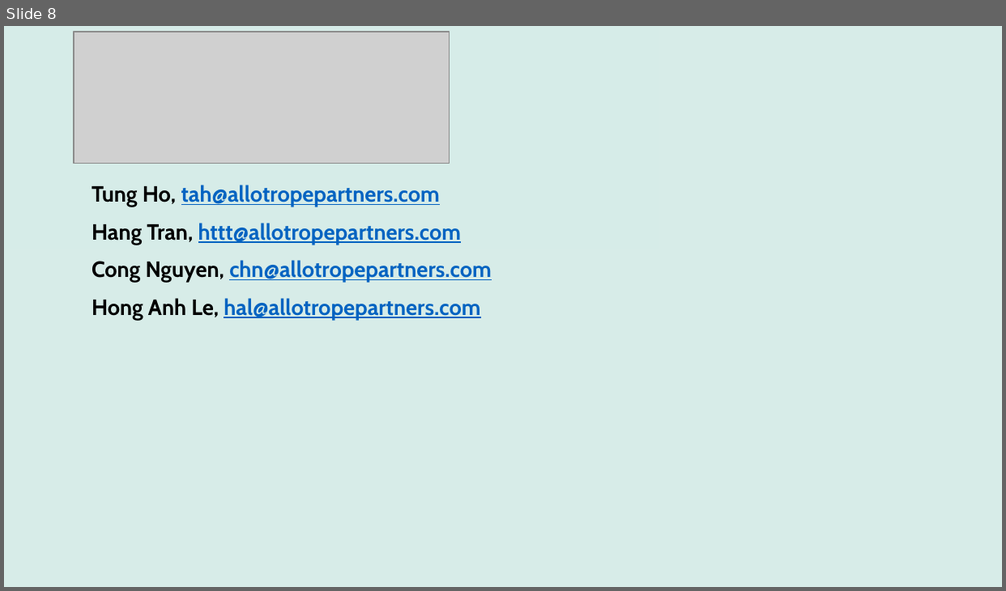
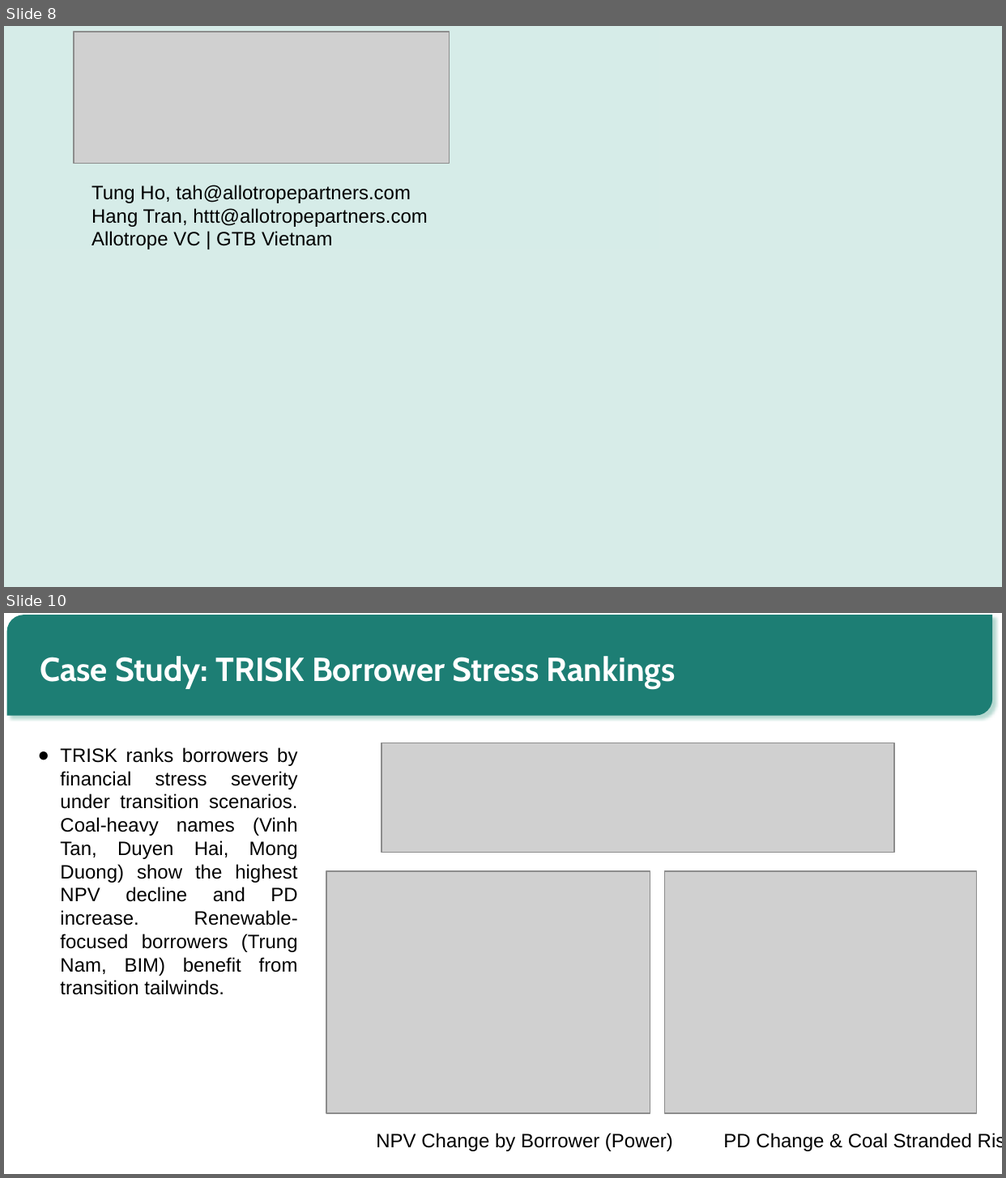
Before and after one commit to tah-allotrope/pacta-trisk, a slide deck: present/bank_prospect_deck.pptx. Shown one above the other, each under a label of ours: slide 8 before the commit, slides 8 and 10 after it; the slides between them are not shown. The pictures are 1006x591 and 1006x1178 pixels, drawn with LibreOffice and Linux fonts; fonts in the diff are those of the drawing; grey boxes stand for pictures; background and template pictures are left out. Boxes give left, top, right and bottom in pixels: in the first picture for what was removed or moved away, otherwise in the second. Text is boxed around its words. In the diff, an @@ line names an element or a change of style, - is before the commit and + after.

```diff
--- a/present/bank_prospect_deck.pptx
+++ b/present/bank_prospect_deck.pptx
@@ slide 10 added at box(4, 613, 1002, 1174), background #FFFFFF @@
@@ round diag rect added at box(7, 615, 993, 716), fill #1D7E74 @@
@@ title added at box(40, 656, 675, 689), 24 pt, text #FFFFFF, bold @@
+Case Study: TRISK Borrower Stress Rankings
@@ text added at box(60, 747, 298, 995), 14 pt, text #000000 @@
+● TRISK ranks borrowers by financial stress severity under transition scenarios. Coal-heavy names (Vinh Tan, Duyen Hai, Mong Duong) show the highest NPV decline and PD increase. Renewable-focused borrowers (Trung Nam, BIM) benefit from transition tailwinds.
@@ picture added at box(381, 743, 894, 853) @@
@@ picture added at box(326, 871, 650, 1114) @@
@@ picture added at box(665, 871, 977, 1114) @@
@@ text added at box(376, 1133, 673, 1152), 14 pt, text #000000 @@
+NPV Change by Borrower (Power)
@@ text added at box(723, 1133, 972, 1152), 14 pt, text #000000 @@
+PD Change & Coal Stranded Risk
@@ slide 8 changed as well @@
@@ text at box(91, 185, 428, 227): size 16 to 14 pt, font Cabin to Arial, bold off in "Tung Ho, tah@allotropepartners.com", "Hang Tran, httt@allotropepartners.com"; text colour #0563C1 to #000000, underline off in "tah@allotropepartners.com", "httt@allotropepartners.com"; less space between paragraphs @@
@@ text at box(91, 231, 333, 250): text changed; size 16 to 14 pt; font Cabin to Arial; text colour #0563C1 to #000000; bold off @@
-Cong Nguyen, chn@allotropepartners.com
-Hong Anh Le, hal@allotropepartners.com
+Allotrope VC | GTB Vietnam
```
Also in this commit, not shown: 9 other slides changed, 4 other slides added, 15 slides removed, 27 other files.
